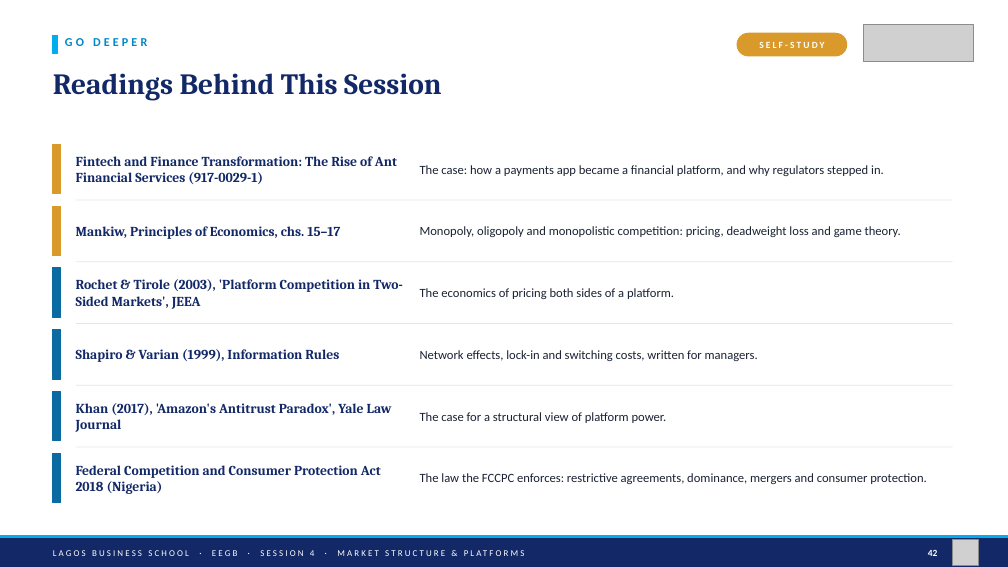
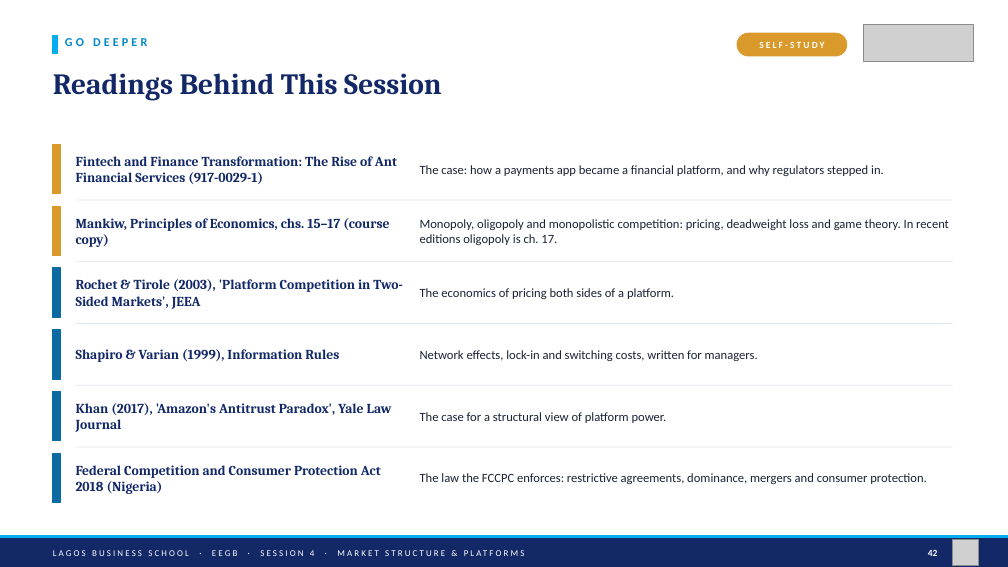
Before and after one commit to adibongo/eegb, a slide deck: slide 42 of sessions/s04/slides/EEGB_S04_Market_Structure_Platforms_Competition_Policy.pptx. Drawn at 1008x567 pixels with LibreOffice and Linux fonts; fonts in the diff are those of the drawing; grey boxes stand for pictures. Boxes give left, top, right and bottom in pixels: in the first picture for what was removed or moved away, otherwise in the second. Text is boxed around its words. In the diff, an @@ line names an element or a change of style, - is before the commit and + after.

```diff
--- a/sessions/s04/slides/EEGB_S04_Market_Structure_Platforms_Competition_Policy.pptx
+++ b/sessions/s04/slides/EEGB_S04_Market_Structure_Platforms_Competition_Policy.pptx
@@ text at [76, 218, 389, 247]: text changed @@
-Mankiw, Principles of Economics, chs. 15–17
+Mankiw, Principles of Economics, chs. 15–17 (course copy)
@@ text at [420, 219, 949, 245]: text changed @@
-Monopoly, oligopoly and monopolistic competition: pricing, deadweight loss and game theory.
+Monopoly, oligopoly and monopolistic competition: pricing, deadweight loss and game theory. In recent editions oligopoly is ch. 17.
```
Also in this commit, not shown: 17 other slides changed, 15 other files.
